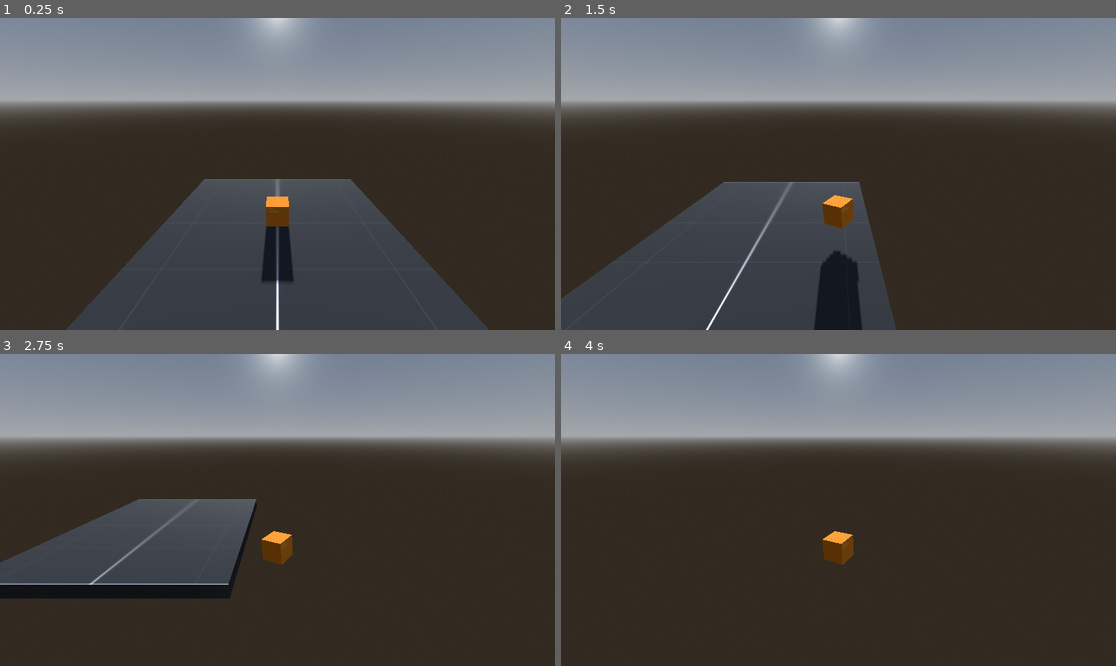
Above: before the commit, frames 1-4 (two rows, left to right).
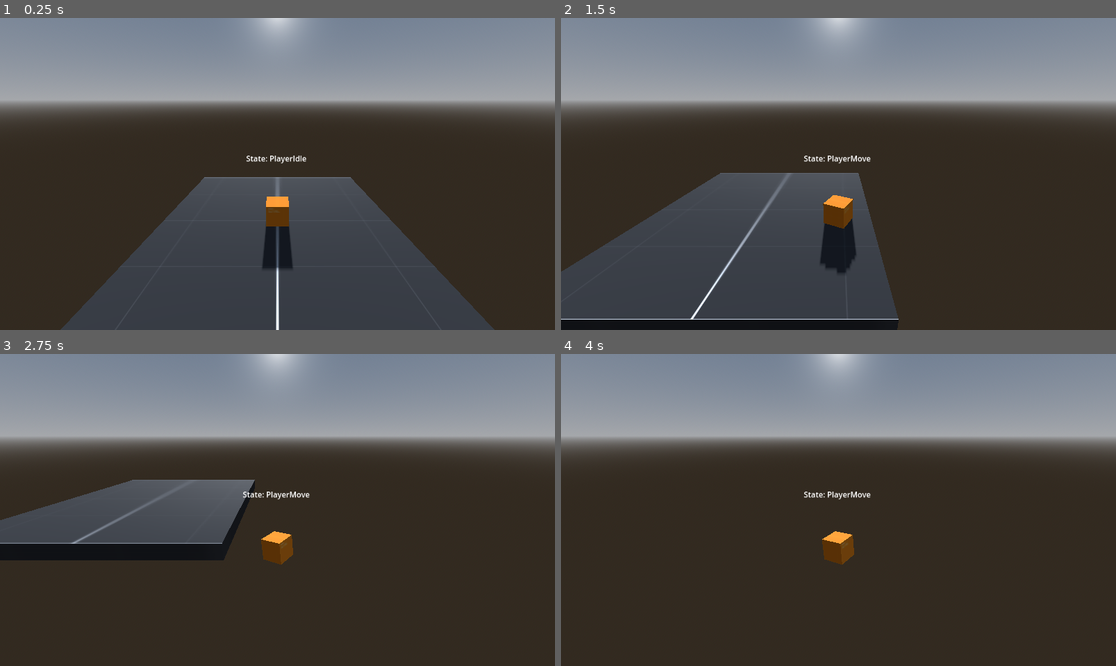
Above: after the commit, the same moments.

Repository: anqilique/2024-GameDev-Internal-Public
Game: Godot game, scene res://scenes/main.tscn
Same seed, same stepped clock (60 frames per second), same inputs: the game is played once before the commit and once after it.
Inputs (mouse positions are in pixels of both pictures, inside the frame that each line leads up to):
- Up to frame 1 (0.25 s): no input
- Up to frame 2 (1.5 s): tap Enter (ui_accept) at 0.5, 0.6, 0.77, 1.07, 1.35 s; move the mouse to (960, 158) at 0.52 s; hold Right (ui_right) 0.53-1.28 s; move the mouse to (727, 189) at 1.27 s; hold Down (ui_down) from 1.28 s (still down)
- Up to frame 3 (2.75 s): tap Enter (ui_accept) at 1.52, 1.82, 2.1 s; move the mouse to (333, 441) at 2.02 s; release Down (ui_down) at 2.03 s; hold Right (ui_right) from 2.03 s (still down)
- Up to frame 4 (4 s): move the mouse to (810, 572) at 2.77 s; release Right (ui_right) at 2.78 s; hold Up (ui_up) 2.78-3.53 s; tap Enter (ui_accept) at 2.85, 3.02, 3.32, 3.6, 3.77 s; move the mouse to (1005, 556) at 3.52 s; hold Left (ui_left) from 3.53 s (still down)

The runs differ from the first frame. In frame 1, 1.1% of the frame differs, in the area x 10-90%, y 44-100%; in frame 2, 7.2%; in frame 3, 12%, in the area x 0-56%, y 40-79%; in frame 4, 0.2%.

Commit message:
Jump Bug Fix
Fixed inability to jump in the idle state and transition from M to I occurs only when grounded. Added state indicator.

Diff:
--- a/scenes/player.tscn
+++ b/scenes/player.tscn
@@ -45,3 +45,11 @@
 
 [node name="PlayerMove" type="Node" parent="StateMachine"]
 script = ExtResource("5_87axk")
+
+[node name="StateLabel" type="Label" parent="."]
+offset_left = 499.0
+offset_top = 280.0
+offset_right = 649.0
+offset_bottom = 310.0
+text = "State: PlayerIdle"
+horizontal_alignment = 1
--- a/scripts/state_machine.gd
+++ b/scripts/state_machine.gd
@@ -35,3 +35,5 @@
 
 	new_state.enter()
 	current_state = new_state
+
+	get_parent().get_node("StateLabel").text = "State: " + current_state.name
--- a/scripts/states/player_idle.gd
+++ b/scripts/states/player_idle.gd
@@ -1,19 +1,31 @@
 extends State
 class_name PlayerIdle
 
+const JUMP_VELOCITY = 4.5
+
+var gravity = ProjectSettings.get_setting("physics/3d/default_gravity")
 var player
 
 func _ready():
 	player = get_tree().get_first_node_in_group("Player")
-
-func enter():
-	print("Player is idling!")
 
 func update(delta):
 	if (
 		Input.is_action_just_pressed("ui_left") or
 		Input.is_action_just_pressed("ui_right") or
 		Input.is_action_just_pressed("ui_up") or
-		Input.is_action_just_pressed("ui_down")
+		Input.is_action_just_pressed("ui_down") or
+		Input.is_action_just_pressed("ui_accept")
 	):
 		get_parent().on_child_transition(self, "PlayerMove")
+
+func physics_update(delta):
+	# Add the gravity.
+	if not player.is_on_floor():
+		player.velocity.y -= gravity * delta
+
+	# Handle jump.
+	if Input.is_action_just_pressed("ui_accept") and player.is_on_floor():
+		player.velocity.y = JUMP_VELOCITY
+
+	player.move_and_slide()
--- a/scripts/states/player_move.gd
+++ b/scripts/states/player_move.gd
@@ -10,7 +10,6 @@
 
 func enter():
 	player = get_tree().get_first_node_in_group("Player")
-	print("Player movement enabled!")
 
 
 func exit():
@@ -40,7 +39,7 @@
 		player.velocity.x = move_toward(player.velocity.x, 0, SPEED)
 		player.velocity.z = move_toward(player.velocity.z, 0, SPEED)
 
-	if direction == Vector3(0, 0, 0):
+	if direction == Vector3(0, 0, 0) and player.is_on_floor():
 		get_parent().on_child_transition(self, "PlayerIdle")
 
 	player.move_and_slide()
